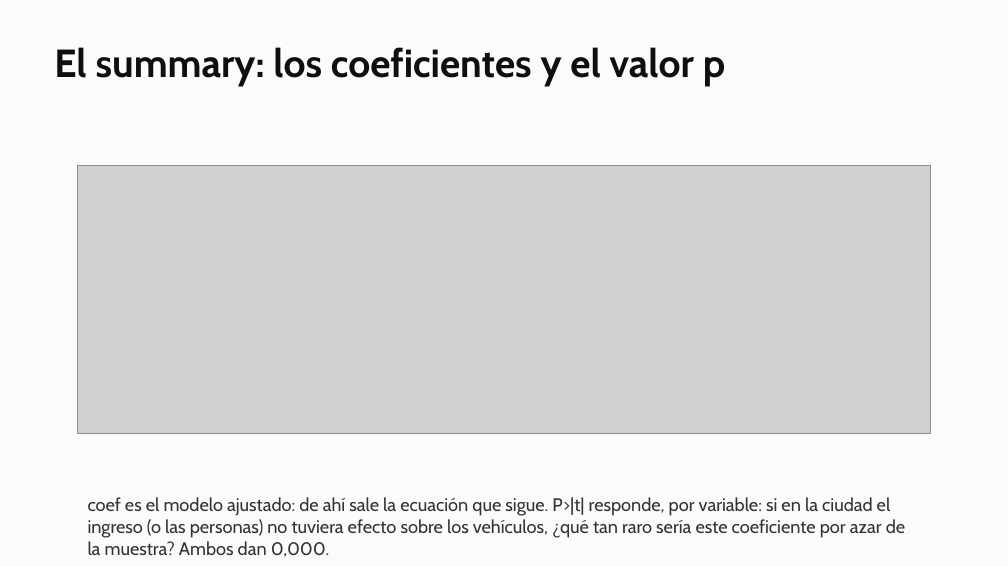
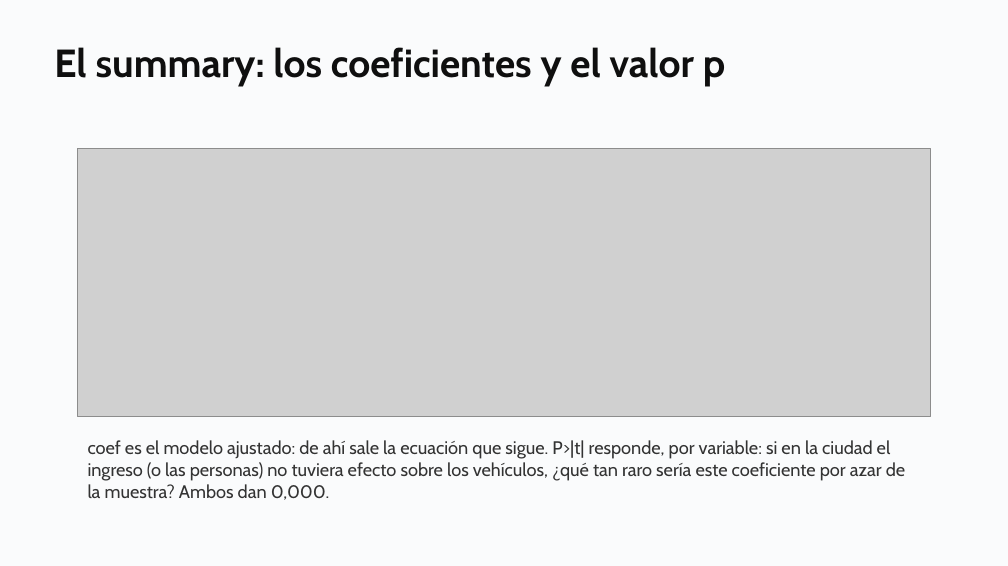
Before and after one commit to daniopitz/diplomado-cdd, a slide deck: slide 23 of presentaciones/clase04_regresion_multiple.pptx. Drawn at 1008x566 pixels with LibreOffice and Linux fonts; fonts in the diff are those of the drawing; grey boxes stand for pictures. Boxes give left, top, right and bottom in pixels: in the first picture for what was removed or moved away, otherwise in the second. Text is boxed around its words. In the diff, an @@ line names an element or a change of style, - is before the commit and + after.

```diff
--- a/presentaciones/clase04_regresion_multiple.pptx
+++ b/presentaciones/clase04_regresion_multiple.pptx
@@ picture: place and size @@
-picture at [77, 166, 930, 434]
+picture at [77, 149, 930, 417]
@@ text "coef es el modelo ajustado: ...": place and size @@
-text "coef es el modelo ajustado: ..." at [88, 497, 905, 557]
+text "coef es el modelo ajustado: ..." at [88, 440, 905, 500]
```
Also in this commit, not shown: 23 other slides changed, 5 other files.
